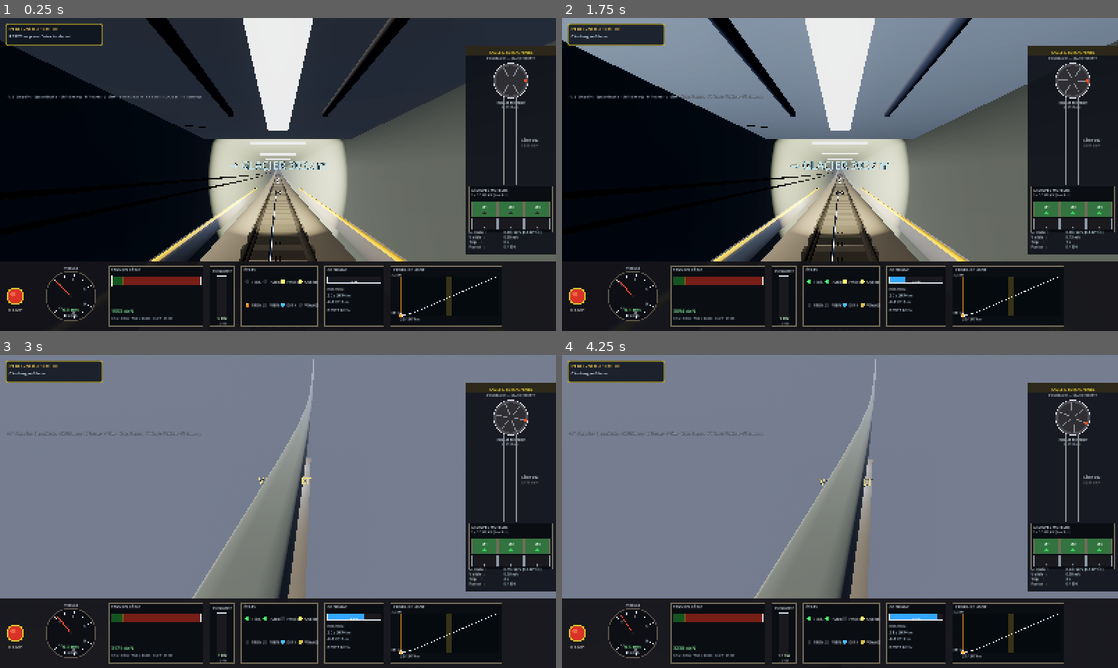
Above: before the commit, frames 1-4 (two rows, left to right).
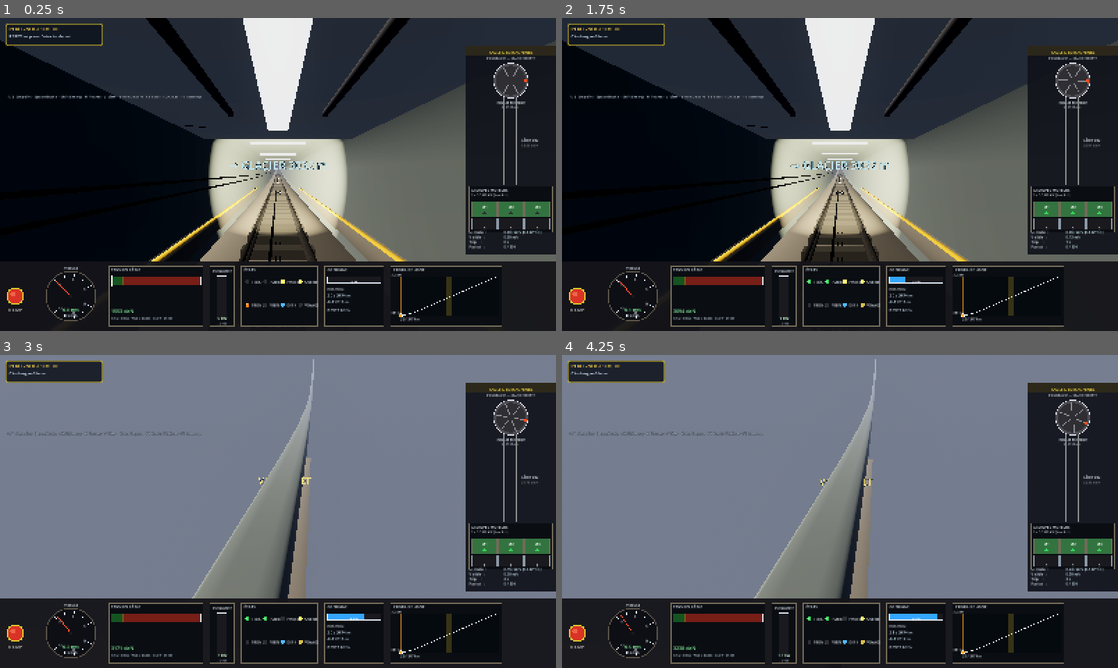
Above: after the commit, the same moments.

Repository: ARP273-ROSE/perce-neige-sim
Game: Godot game, scene res://scenes/main.tscn
The game is run twice, just before and just after one commit, with the same random seed, the same clock (stepped at 60 frames per second) and the same inputs.
Inputs:
- Up to frame 1 (0.25 s): no input
- Up to frame 2 (1.75 s): tap Enter (ready_depart) at 0.5, 1.35 s; hold Up (speed_up) 0.53-1.28 s; tap Shift (emergency) at 0.6 s; hold Space (brake) from 1.28 s (still down)
- Up to frame 3 (3 s): release Space (brake) at 2.03 s; hold Up (speed_up) from 2.03 s (still down); tap H (toggle_headlights) at 2.1 s; tap V (toggle_view) at 2.85 s
- Up to frame 4 (4.25 s): release Up (speed_up) at 3.53 s; hold Space (brake) from 3.53 s (still down); tap Shift (emergency) at 3.6 s

The runs differ from the first frame. In frame 1, 1.5% of the frame differs, in the area x 26-73%, y 51-78%; in frame 2, 23%, in the area x 0-100%, y 0-78%; in frame 3, 0.1%; in frame 4, 0.1%.

Commit message:
feat(godot): nouveau pupitre 3D fin et élégant en bas de l'écran
Refonte complète du pupitre 3D pour matcher le vrai cockpit Von Roll
(photos du 26/04/2026 — pupitre cylindrique horizontal blanc à hauteur
de hanche du conducteur).

Géométrie :
  - Tube blanc cylindrique horizontal le long de X (vs caisson vertical
    précédent), longueur 1.20 m, diamètre 17 cm — fin et élégant
  - Hauteur sommet : y=0.50 (vs y=0.85 caméra FPV → reste sous l'horizon
    du regard, ne masque PAS la vue tunnel droit devant)
  - Position Z : -train_length/2 + 5.2 ≈ 2.8 m devant la caméra
  - 2 supports verticaux métalliques descendant au sol (effet "console
    suspendue")

Détails sur la face supérieure (tous tangents au sommet du tube) :
  - Écran tactile vert émissif 18×10 cm à gauche (= "VOITURE AVAL")
  - 8 voyants LED verts en 2 rangées × 4 colonnes au centre (POSTE 1/2
    + PORTES 1+8/7+10)
  - 4 voyants LED blancs en 2×2 à droite (FREINS service/urgence +
    ÉCLAIRAGE phares/cabine)
  - 2 mushrooms E-STOP rouges (anneau jaune + sphère rouge) aux
    extrémités du pupitre (à ±58 cm du centre)

Le précédent _build_dashboard() reste défini dans le code mais n'est
plus appelé (gardé pour rétrocompat / référence). Le nouveau
_build_console_pupitre() le remplace dans _build_interior().

Reste à matcher l'éclairage et l'inclinaison du tube : v1 — on itère
sur retour du screenshot après run.

Diff:
--- a/godot_project/scripts/cabin.gd
+++ b/godot_project/scripts/cabin.gd
@@ -124,14 +124,7 @@
 	interior_root.name = "Interior"
 	add_child(interior_root)
 	_build_floor_ceiling()
-	# Pas de pupitre 3D : le caisson + pare-brise 3 vitres + labels Label3D
-	# géants masquaient les rails et donnaient un rendu très peu fidèle aux
-	# photos. Tous les détails de console (POSTE 1/2, PORTES, FREINS,
-	# ÉCLAIRAGE, écran "VOITURE AVAL" avec diagramme rame + vitesse + dist)
-	# sont rendus en HUD 2D côté Python (_draw_console_panel + bandeau de
-	# quai + CCTV refondus dans perce_neige_sim.py). En FPV Godot on garde
-	# juste l'environnement immersif (tunnel + voie + sièges) sans masquer
-	# la vue de conduite.
+	_build_console_pupitre()     # pupitre Von Roll fin (tube horizontal blanc)
 	_build_cctv_monitor()        # petit moniteur 4 caméras plafond gauche
 	_build_driver_seat()
 	_build_passenger_seats()
@@ -422,6 +415,168 @@
 
 
 # ---------------------------------------------------------------------------
+# Pupitre conducteur Von Roll — tube horizontal blanc fin, calé en bas
+# de l'écran (y=0.40, bien sous l'horizon du regard à y=0.85). Sur la
+# face supérieure : écran tactile vert, 8 voyants LED verts (POSTE/PORTES),
+# 4 voyants blancs (FREINS/ÉCLAIRAGE), 2 mushrooms rouges aux extrémités.
+# Position et taille calées pour NE JAMAIS masquer la vue tunnel droit
+# devant : le pupitre tient dans le bas de l'image, vue centrale dégagée.
+# ---------------------------------------------------------------------------
+
+func _build_console_pupitre() -> void:
+	# Géométrie : tube horizontal le long de X, posé sur 2 supports métal
+	var z_console: float = -train_length * 0.5 + 5.2   # 2.8m devant la caméra FPV (à z=-12)
+	var y_top: float = 0.50                            # hauteur du sommet du tube
+	var tube_radius: float = 0.085                     # tube fin (≈ 17 cm de diamètre)
+	var tube_length: float = 1.20                      # 1.2 m de large
+	var tube_y: float = y_top - tube_radius            # centre du cylindre
+
+	# Matériaux
+	var tube_mat: StandardMaterial3D = StandardMaterial3D.new()
+	tube_mat.albedo_color = Color(0.86, 0.85, 0.82)    # blanc cassé brillant
+	tube_mat.roughness = 0.35
+	tube_mat.metallic = 0.25
+	tube_mat.metallic_specular = 0.6
+
+	var screen_mat: StandardMaterial3D = StandardMaterial3D.new()
+	screen_mat.albedo_color = Color(0.10, 0.40, 0.18)
+	screen_mat.emission_enabled = true
+	screen_mat.emission = Color(0.20, 0.85, 0.35)
+	screen_mat.emission_energy_multiplier = 0.60
+	screen_mat.shading_mode = BaseMaterial3D.SHADING_MODE_UNSHADED
+
+	var led_green: StandardMaterial3D = StandardMaterial3D.new()
+	led_green.albedo_color = Color(0.20, 0.95, 0.30)
+	led_green.emission_enabled = true
+	led_green.emission = Color(0.40, 1.0, 0.50)
+	led_green.emission_energy_multiplier = 1.4
+	led_green.shading_mode = BaseMaterial3D.SHADING_MODE_UNSHADED
+
+	var led_white: StandardMaterial3D = StandardMaterial3D.new()
+	led_white.albedo_color = Color(0.98, 0.98, 0.95)
+	led_white.emission_enabled = true
+	led_white.emission = Color(1.0, 1.0, 0.95)
+	led_white.emission_energy_multiplier = 1.2
+	led_white.shading_mode = BaseMaterial3D.SHADING_MODE_UNSHADED
+
+	var estop_yellow: StandardMaterial3D = StandardMaterial3D.new()
+	estop_yellow.albedo_color = Color(0.80, 0.72, 0.10)
+	estop_yellow.roughness = 0.5
+
+	var estop_red: StandardMaterial3D = StandardMaterial3D.new()
+	estop_red.albedo_color = Color(0.92, 0.15, 0.10)
+	estop_red.roughness = 0.30
+
+	var bracket_mat: StandardMaterial3D = StandardMaterial3D.new()
+	bracket_mat.albedo_color = Color(0.25, 0.25, 0.28)
+	bracket_mat.roughness = 0.45
+	bracket_mat.metallic = 0.7
+
+	# --- Tube principal (cylindre couché le long de X) -------------------
+	# CylinderMesh par défaut : axe Y. On rotate Z=PI/2 pour aligner sur X.
+	var tube: MeshInstance3D = MeshInstance3D.new()
+	tube.name = "PupitreTube"
+	var tube_mesh: CylinderMesh = CylinderMesh.new()
+	tube_mesh.top_radius = tube_radius
+	tube_mesh.bottom_radius = tube_radius
+	tube_mesh.height = tube_length
+	tube_mesh.radial_segments = 20
+	tube_mesh.material = tube_mat
+	tube.mesh = tube_mesh
+	tube.cast_shadow = GeometryInstance3D.SHADOW_CASTING_SETTING_OFF
+	tube.position = Vector3(0.0, tube_y, z_console)
+	tube.rotation = Vector3(0.0, 0.0, PI * 0.5)
+	interior_root.add_child(tube)
+
+	# --- 2 supports métal verticaux qui descendent vers le sol -----------
+	for x_brk in [-tube_length * 0.35, tube_length * 0.35]:
+		var brk: MeshInstance3D = MeshInstance3D.new()
+		var brk_mesh: BoxMesh = BoxMesh.new()
+		brk_mesh.size = Vector3(0.025, tube_y + 0.95, 0.025)   # descend jusqu'au sol
+		brk_mesh.material = bracket_mat
+		brk.mesh = brk_mesh
+		brk.cast_shadow = GeometryInstance3D.SHADOW_CASTING_SETTING_OFF
+		brk.position = Vector3(x_brk, (tube_y - 0.95) * 0.5, z_console + tube_radius)
+		interior_root.add_child(brk)
+
+	# --- Écran tactile sur le top, côté gauche du pupitre ---------------
+	# Encastré tangent au sommet du cylindre (y = y_top + epsilon)
+	var screen: MeshInstance3D = MeshInstance3D.new()
+	screen.name = "PupitreScreen"
+	var screen_mesh: BoxMesh = BoxMesh.new()
+	screen_mesh.size = Vector3(0.18, 0.005, 0.10)
+	screen_mesh.material = screen_mat
+	screen.mesh = screen_mesh
+	screen.cast_shadow = GeometryInstance3D.SHADOW_CASTING_SETTING_OFF
+	screen.position = Vector3(-0.38, y_top + 0.003, z_console)
+	interior_root.add_child(screen)
+
+	# --- 8 voyants LED verts en 2 rangées au centre (POSTE + PORTES) ----
+	# Disposition : 4 voyants × 2 rangées (avant/arrière sur l'axe Z)
+	var led_size: float = 0.012
+	for row in [0, 1]:
+		var z_off: float = (-0.025 if row == 0 else 0.025)
+		for i in range(4):
+			var led: MeshInstance3D = MeshInstance3D.new()
+			var led_mesh: SphereMesh = SphereMesh.new()
+			led_mesh.radius = led_size
+			led_mesh.height = led_size * 2.0
+			led_mesh.radial_segments = 10
+			led_mesh.rings = 5
+			led_mesh.material = led_green
+			led.mesh = led_mesh
+			led.cast_shadow = GeometryInstance3D.SHADOW_CASTING_SETTING_OFF
+			var x_led: float = -0.10 + float(i) * 0.06   # 4 LED espacées de 6 cm
+			led.position = Vector3(x_led, y_top + 0.002, z_console + z_off)
+			interior_root.add_child(led)
+
+	# --- 4 voyants blancs ÉCLAIRAGE/FREINS sur la droite -----------------
+	for i in range(4):
+		var bled: MeshInstance3D = MeshInstance3D.new()
+		var bled_mesh: SphereMesh = SphereMesh.new()
+		bled_mesh.radius = led_size
+		bled_mesh.height = led_size * 2.0
+		bled_mesh.radial_segments = 10
+		bled_mesh.rings = 5
+		bled_mesh.material = led_white
+		bled.mesh = bled_mesh
+		bled.cast_shadow = GeometryInstance3D.SHADOW_CASTING_SETTING_OFF
+		var col_idx: int = i % 2
+		var row_idx: int = i / 2
+		var x_led2: float = 0.22 + float(col_idx) * 0.04
+		var z_led2: float = z_console + (-0.025 if row_idx == 0 else 0.025)
+		bled.position = Vector3(x_led2, y_top + 0.002, z_led2)
+		interior_root.add_child(bled)
+
+	# --- 2 mushrooms E-STOP rouges aux extrémités du pupitre -------------
+	for x_mu in [-tube_length * 0.48, tube_length * 0.48]:
+		# Anneau jaune (cylindre aplati)
+		var ring: MeshInstance3D = MeshInstance3D.new()
+		var ring_mesh: CylinderMesh = CylinderMesh.new()
+		ring_mesh.top_radius = 0.032
+		ring_mesh.bottom_radius = 0.032
+		ring_mesh.height = 0.008
+		ring_mesh.radial_segments = 14
+		ring_mesh.material = estop_yellow
+		ring.mesh = ring_mesh
+		ring.cast_shadow = GeometryInstance3D.SHADOW_CASTING_SETTING_OFF
+		ring.position = Vector3(x_mu, y_top + 0.005, z_console)
+		interior_root.add_child(ring)
+		# Coiffe rouge (sphère aplatie posée sur l'anneau)
+		var cap: MeshInstance3D = MeshInstance3D.new()
+		var cap_mesh: SphereMesh = SphereMesh.new()
+		cap_mesh.radius = 0.026
+		cap_mesh.height = 0.030
+		cap_mesh.radial_segments = 14
+		cap_mesh.rings = 6
+		cap_mesh.material = estop_red
+		cap.mesh = cap_mesh
+		cap.cast_shadow = GeometryInstance3D.SHADOW_CASTING_SETTING_OFF
+		cap.position = Vector3(x_mu, y_top + 0.020, z_console)
+		interior_root.add_child(cap)
+
+
+# ---------------------------------------------------------------------------
 # Moniteur CCTV plafond — plaque noire avec 4 cellules bleu nuit (réplique
 # du moniteur 2×2 visible en haut à gauche du pare-brise sur toutes les
 # photos du vrai cockpit Perce-Neige). Cellules émissives.
